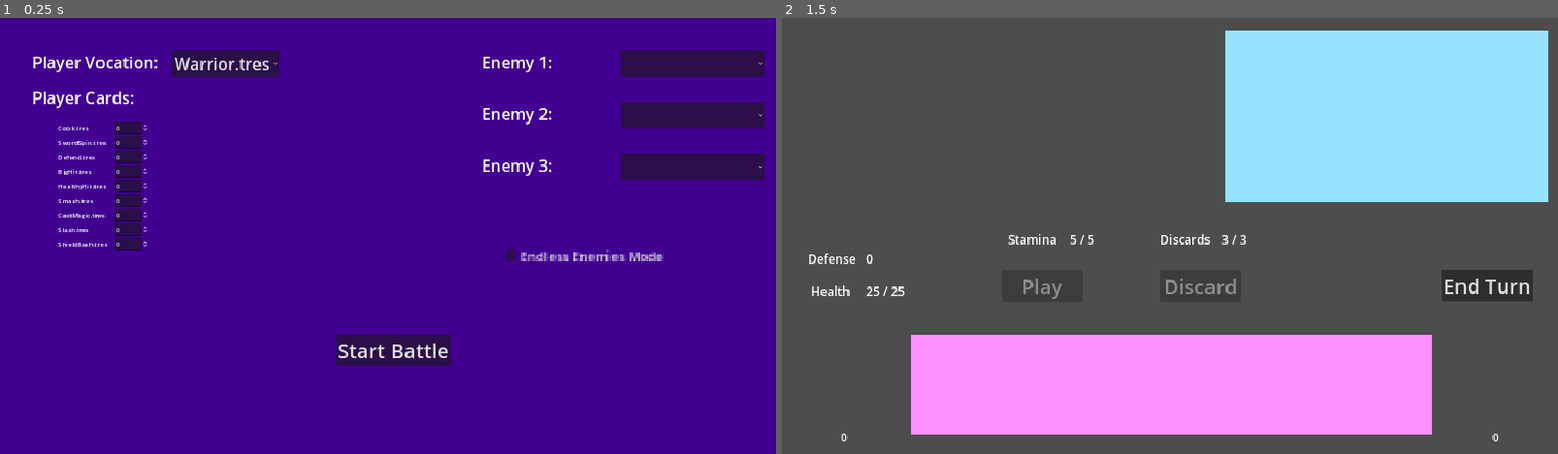
Above: before the commit, frames 1-2 (left to right).
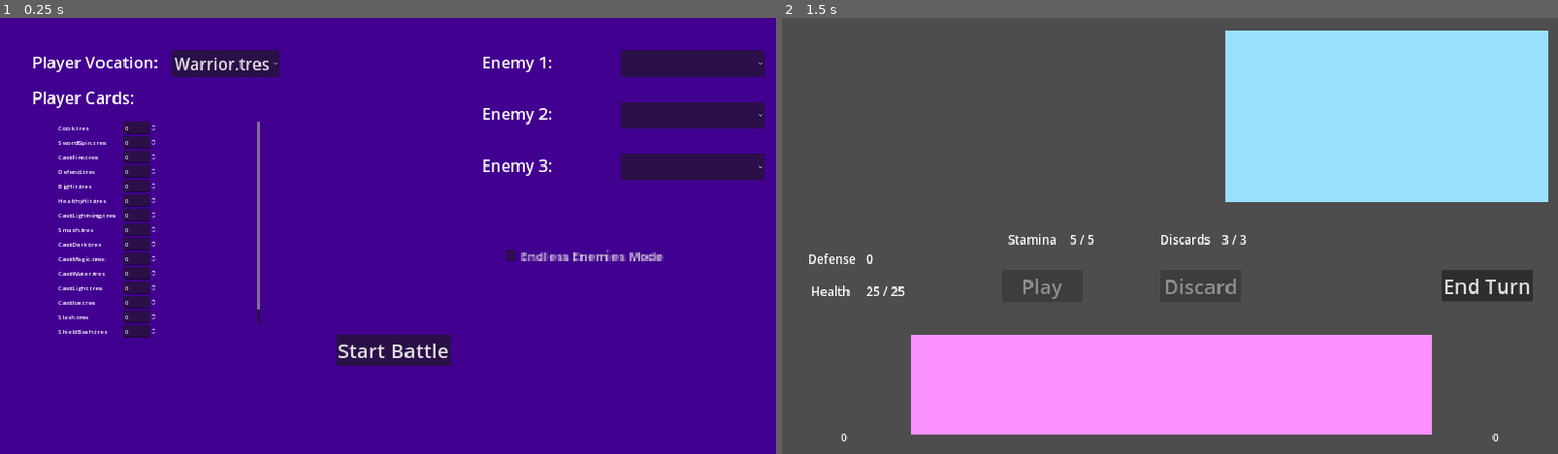
Above: after the commit, the same moments.

Repository: joverlee521/dragon-cards
Game: Godot game, scene res://scenes/card_battle/start_screen.tscn
Same seed, same stepped clock (60 frames per second), same inputs: the game is played once before the commit and once after it. The project has no main scene, so this scene is started directly.
Inputs (mouse positions are in pixels of both pictures, inside the frame that each line leads up to):
- Up to frame 1 (0.25 s): no input
- Up to frame 2 (1.5 s): click "Start Battle" at 0.5 s; tap Enter at 1.25 s; move the mouse to (1340, 214) at 1.27 s; press the mouse at (1340, 214) at 1.28 s

The runs differ from the first frame. In frame 1, 1.9% of the frame differs, in the area x 7-34%, y 23-74%; in frame 2, nothing differs.

Commit message:
Add new elemental magic cards

Diff:
--- /dev/null
+++ b/resources/CardAttributes/CastDark.tres
@@ -0,0 +1,42 @@
+[gd_resource type="Resource" script_class="CardAttributes" load_steps=9 format=3 uid="uid://bl7h6ewcu5lpu"]
+
+[ext_resource type="Texture2D" uid="uid://be0ud8tv4vgd" path="res://art/PixelCardArt/CardRPGPack/Card RPG items/weapon_wand5.png" id="1_u1515"]
+[ext_resource type="Texture2D" uid="uid://b8yvew12myo05" path="res://art/PixelCardArt/FantasyCardPack/pixelCardAssest_V01.png" id="2_pnl3j"]
+[ext_resource type="Script" path="res://resources/CardAttributes/CardAttributes.gd" id="3_18grt"]
+
+[sub_resource type="AtlasTexture" id="AtlasTexture_nc6d7"]
+atlas = ExtResource("1_u1515")
+region = Rect2(0, 0, 33, 78)
+
+[sub_resource type="AtlasTexture" id="AtlasTexture_qft2n"]
+atlas = ExtResource("2_pnl3j")
+region = Rect2(332, 337, 100, 128)
+
+[sub_resource type="AtlasTexture" id="AtlasTexture_m1j7k"]
+atlas = ExtResource("2_pnl3j")
+region = Rect2(226, 337, 100, 128)
+
+[sub_resource type="AtlasTexture" id="AtlasTexture_iamp5"]
+atlas = ExtResource("2_pnl3j")
+region = Rect2(135, 224, 96, 29)
+
+[sub_resource type="AtlasTexture" id="AtlasTexture_dyv3y"]
+atlas = ExtResource("2_pnl3j")
+region = Rect2(135, 273, 96, 18)
+
+[resource]
+script = ExtResource("3_18grt")
+target_type = 0
+attack = 5
+defense = 0
+stamina_cost = 2
+damage_type = 3
+damage_element = 6
+parry = 0
+card_name = "Cast Darkness"
+card_background = SubResource("AtlasTexture_qft2n")
+card_border = SubResource("AtlasTexture_m1j7k")
+card_art = SubResource("AtlasTexture_nc6d7")
+card_description_plate = SubResource("AtlasTexture_iamp5")
+card_name_plate = SubResource("AtlasTexture_dyv3y")
+card_description = "Cast a darkness missile"
--- /dev/null
+++ b/resources/CardAttributes/CastFire.tres
@@ -0,0 +1,42 @@
+[gd_resource type="Resource" script_class="CardAttributes" load_steps=9 format=3 uid="uid://cqdeqeipafur6"]
+
+[ext_resource type="Texture2D" uid="uid://be0ud8tv4vgd" path="res://art/PixelCardArt/CardRPGPack/Card RPG items/weapon_wand5.png" id="1_2ore5"]
+[ext_resource type="Texture2D" uid="uid://b8yvew12myo05" path="res://art/PixelCardArt/FantasyCardPack/pixelCardAssest_V01.png" id="2_guubb"]
+[ext_resource type="Script" path="res://resources/CardAttributes/CardAttributes.gd" id="3_ohmt8"]
+
+[sub_resource type="AtlasTexture" id="AtlasTexture_nc6d7"]
+atlas = ExtResource("1_2ore5")
+region = Rect2(0, 0, 33, 78)
+
+[sub_resource type="AtlasTexture" id="AtlasTexture_qft2n"]
+atlas = ExtResource("2_guubb")
+region = Rect2(133, 4, 100, 128)
+
+[sub_resource type="AtlasTexture" id="AtlasTexture_m1j7k"]
+atlas = ExtResource("2_guubb")
+region = Rect2(226, 337, 100, 128)
+
+[sub_resource type="AtlasTexture" id="AtlasTexture_iamp5"]
+atlas = ExtResource("2_guubb")
+region = Rect2(135, 224, 96, 29)
+
+[sub_resource type="AtlasTexture" id="AtlasTexture_dyv3y"]
+atlas = ExtResource("2_guubb")
+region = Rect2(135, 273, 96, 18)
+
+[resource]
+script = ExtResource("3_ohmt8")
+target_type = 0
+attack = 5
+defense = 0
+stamina_cost = 2
+damage_type = 3
+damage_element = 1
+parry = 0
+card_name = "Cast Fire"
+card_background = SubResource("AtlasTexture_qft2n")
+card_border = SubResource("AtlasTexture_m1j7k")
+card_art = SubResource("AtlasTexture_nc6d7")
+card_description_plate = SubResource("AtlasTexture_iamp5")
+card_name_plate = SubResource("AtlasTexture_dyv3y")
+card_description = "Cast a fire missile"
--- /dev/null
+++ b/resources/CardAttributes/CastIce.tres
@@ -0,0 +1,42 @@
+[gd_resource type="Resource" script_class="CardAttributes" load_steps=9 format=3 uid="uid://cn3cwi3n1gici"]
+
+[ext_resource type="Texture2D" uid="uid://be0ud8tv4vgd" path="res://art/PixelCardArt/CardRPGPack/Card RPG items/weapon_wand5.png" id="1_jel2h"]
+[ext_resource type="Texture2D" uid="uid://b8yvew12myo05" path="res://art/PixelCardArt/FantasyCardPack/pixelCardAssest_V01.png" id="2_6b2nj"]
+[ext_resource type="Script" path="res://resources/CardAttributes/CardAttributes.gd" id="3_d0mde"]
+
+[sub_resource type="AtlasTexture" id="AtlasTexture_nc6d7"]
+atlas = ExtResource("1_jel2h")
+region = Rect2(0, 0, 33, 78)
+
+[sub_resource type="AtlasTexture" id="AtlasTexture_qft2n"]
+atlas = ExtResource("2_6b2nj")
+region = Rect2(14, 476, 94, 122)
+
+[sub_resource type="AtlasTexture" id="AtlasTexture_m1j7k"]
+atlas = ExtResource("2_6b2nj")
+region = Rect2(226, 337, 100, 128)
+
+[sub_resource type="AtlasTexture" id="AtlasTexture_iamp5"]
+atlas = ExtResource("2_6b2nj")
+region = Rect2(135, 224, 96, 29)
+
+[sub_resource type="AtlasTexture" id="AtlasTexture_dyv3y"]
+atlas = ExtResource("2_6b2nj")
+region = Rect2(135, 273, 96, 18)
+
+[resource]
+script = ExtResource("3_d0mde")
+target_type = 0
+attack = 5
+defense = 0
+stamina_cost = 2
+damage_type = 3
+damage_element = 2
+parry = 0
+card_name = "Cast Ice"
+card_background = SubResource("AtlasTexture_qft2n")
+card_border = SubResource("AtlasTexture_m1j7k")
+card_art = SubResource("AtlasTexture_nc6d7")
+card_description_plate = SubResource("AtlasTexture_iamp5")
+card_name_plate = SubResource("AtlasTexture_dyv3y")
+card_description = "Cast an ice missile"
--- /dev/null
+++ b/resources/CardAttributes/CastLight.tres
@@ -0,0 +1,42 @@
+[gd_resource type="Resource" script_class="CardAttributes" load_steps=9 format=3 uid="uid://bf6rc7tlso2m6"]
+
+[ext_resource type="Texture2D" uid="uid://be0ud8tv4vgd" path="res://art/PixelCardArt/CardRPGPack/Card RPG items/weapon_wand5.png" id="1_3325n"]
+[ext_resource type="Texture2D" uid="uid://b8yvew12myo05" path="res://art/PixelCardArt/FantasyCardPack/pixelCardAssest_V01.png" id="2_1jqdd"]
+[ext_resource type="Script" path="res://resources/CardAttributes/CardAttributes.gd" id="3_ny6gc"]
+
+[sub_resource type="AtlasTexture" id="AtlasTexture_nc6d7"]
+atlas = ExtResource("1_3325n")
+region = Rect2(0, 0, 33, 78)
+
+[sub_resource type="AtlasTexture" id="AtlasTexture_qft2n"]
+atlas = ExtResource("2_1jqdd")
+region = Rect2(481, 4, 100, 128)
+
+[sub_resource type="AtlasTexture" id="AtlasTexture_m1j7k"]
+atlas = ExtResource("2_1jqdd")
+region = Rect2(226, 337, 100, 128)
+
+[sub_resource type="AtlasTexture" id="AtlasTexture_iamp5"]
+atlas = ExtResource("2_1jqdd")
+region = Rect2(135, 224, 96, 29)
+
+[sub_resource type="AtlasTexture" id="AtlasTexture_dyv3y"]
+atlas = ExtResource("2_1jqdd")
+region = Rect2(135, 273, 96, 18)
+
+[resource]
+script = ExtResource("3_ny6gc")
+target_type = 0
+attack = 5
+defense = 0
+stamina_cost = 2
+damage_type = 3
+damage_element = 5
+parry = 0
+card_name = "Cast Light"
+card_background = SubResource("AtlasTexture_qft2n")
+card_border = SubResource("AtlasTexture_m1j7k")
+card_art = SubResource("AtlasTexture_nc6d7")
+card_description_plate = SubResource("AtlasTexture_iamp5")
+card_name_plate = SubResource("AtlasTexture_dyv3y")
+card_description = "Cast a light missile"
--- /dev/null
+++ b/resources/CardAttributes/CastLightning.tres
@@ -0,0 +1,42 @@
+[gd_resource type="Resource" script_class="CardAttributes" load_steps=9 format=3 uid="uid://c7efokjwdiuom"]
+
+[ext_resource type="Texture2D" uid="uid://be0ud8tv4vgd" path="res://art/PixelCardArt/CardRPGPack/Card RPG items/weapon_wand5.png" id="1_h54ux"]
+[ext_resource type="Texture2D" uid="uid://b8yvew12myo05" path="res://art/PixelCardArt/FantasyCardPack/pixelCardAssest_V01.png" id="2_v2lpm"]
+[ext_resource type="Script" path="res://resources/CardAttributes/CardAttributes.gd" id="3_g5ct7"]
+
+[sub_resource type="AtlasTexture" id="AtlasTexture_nc6d7"]
+atlas = ExtResource("1_h54ux")
+region = Rect2(0, 0, 33, 78)
+
+[sub_resource type="AtlasTexture" id="AtlasTexture_qft2n"]
+atlas = ExtResource("2_v2lpm")
+region = Rect2(481, 4, 100, 128)
+
+[sub_resource type="AtlasTexture" id="AtlasTexture_m1j7k"]
+atlas = ExtResource("2_v2lpm")
+region = Rect2(226, 337, 100, 128)
+
+[sub_resource type="AtlasTexture" id="AtlasTexture_iamp5"]
+atlas = ExtResource("2_v2lpm")
+region = Rect2(135, 224, 96, 29)
+
+[sub_resource type="AtlasTexture" id="AtlasTexture_dyv3y"]
+atlas = ExtResource("2_v2lpm")
+region = Rect2(135, 273, 96, 18)
+
+[resource]
+script = ExtResource("3_g5ct7")
+target_type = 0
+attack = 5
+defense = 0
+stamina_cost = 2
+damage_type = 3
+damage_element = 3
+parry = 0
+card_name = "Cast Lightning"
+card_background = SubResource("AtlasTexture_qft2n")
+card_border = SubResource("AtlasTexture_m1j7k")
+card_art = SubResource("AtlasTexture_nc6d7")
+card_description_plate = SubResource("AtlasTexture_iamp5")
+card_name_plate = SubResource("AtlasTexture_dyv3y")
+card_description = "Cast a lightning missile"
--- a/resources/CardAttributes/CastMagic.tres
+++ b/resources/CardAttributes/CastMagic.tres
@@ -39,4 +39,4 @@
 card_art = SubResource("AtlasTexture_nc6d7")
 card_description_plate = SubResource("AtlasTexture_iamp5")
 card_name_plate = SubResource("AtlasTexture_dyv3y")
-card_description = "Cast Magic"
+card_description = "Cast Pure Magic"
--- /dev/null
+++ b/resources/CardAttributes/CastWater.tres
@@ -0,0 +1,42 @@
+[gd_resource type="Resource" script_class="CardAttributes" load_steps=9 format=3 uid="uid://7tmrb1mydp0r"]
+
+[ext_resource type="Texture2D" uid="uid://be0ud8tv4vgd" path="res://art/PixelCardArt/CardRPGPack/Card RPG items/weapon_wand5.png" id="1_dc7mi"]
+[ext_resource type="Texture2D" uid="uid://b8yvew12myo05" path="res://art/PixelCardArt/FantasyCardPack/pixelCardAssest_V01.png" id="2_vj2ud"]
+[ext_resource type="Script" path="res://resources/CardAttributes/CardAttributes.gd" id="3_87dab"]
+
+[sub_resource type="AtlasTexture" id="AtlasTexture_nc6d7"]
+atlas = ExtResource("1_dc7mi")
+region = Rect2(0, 0, 33, 78)
+
+[sub_resource type="AtlasTexture" id="AtlasTexture_qft2n"]
+atlas = ExtResource("2_vj2ud")
+region = Rect2(14, 4, 100, 128)
+
+[sub_resource type="AtlasTexture" id="AtlasTexture_m1j7k"]
+atlas = ExtResource("2_vj2ud")
+region = Rect2(226, 337, 100, 128)
+
+[sub_resource type="AtlasTexture" id="AtlasTexture_iamp5"]
+atlas = ExtResource("2_vj2ud")
+region = Rect2(135, 224, 96, 29)
+
+[sub_resource type="AtlasTexture" id="AtlasTexture_dyv3y"]
+atlas = ExtResource("2_vj2ud")
+region = Rect2(135, 273, 96, 18)
+
+[resource]
+script = ExtResource("3_87dab")
+target_type = 0
+attack = 5
+defense = 0
+stamina_cost = 2
+damage_type = 3
+damage_element = 4
+parry = 0
+card_name = "Cast Water"
+card_background = SubResource("AtlasTexture_qft2n")
+card_border = SubResource("AtlasTexture_m1j7k")
+card_art = SubResource("AtlasTexture_nc6d7")
+card_description_plate = SubResource("AtlasTexture_iamp5")
+card_name_plate = SubResource("AtlasTexture_dyv3y")
+card_description = "Cast a water missile"
--- a/resources/CardAttributes/Cook.tres
+++ b/resources/CardAttributes/Cook.tres
@@ -12,7 +12,7 @@
 
 [sub_resource type="AtlasTexture" id="AtlasTexture_toe3h"]
 atlas = SubResource("CompressedTexture2D_i1p18")
-region = Rect2(366, 4, 100, 128)
+region = Rect2(133, 4, 100, 128)
 
 [sub_resource type="AtlasTexture" id="AtlasTexture_i43he"]
 atlas = SubResource("CompressedTexture2D_i1p18")
@@ -33,7 +33,7 @@
 defense = 0
 stamina_cost = 3
 damage_type = 3
-damage_element = 0
+damage_element = 1
 parry = 0
 card_name = "Cook"
 card_background = SubResource("AtlasTexture_toe3h")
--- a/resources/CardAttributes/HealthyHit.tres
+++ b/resources/CardAttributes/HealthyHit.tres
@@ -32,7 +32,7 @@
 attack = 4
 defense = 0
 stamina_cost = 2
-damage_type = 2
+damage_type = 1
 damage_element = 0
 parry = 0
 card_name = "Healthy Hit"
--- a/resources/CardAttributes/Smash.tres
+++ b/resources/CardAttributes/Smash.tres
@@ -30,7 +30,7 @@
 attack = 2
 defense = 0
 stamina_cost = 1
-damage_type = 1
+damage_type = 2
 damage_element = 0
 parry = 0
 card_name = "Smash"
--- a/resources/CardAttributes/SwordSpin.tres
+++ b/resources/CardAttributes/SwordSpin.tres
@@ -26,7 +26,7 @@
 
 [resource]
 script = ExtResource("3_wxso8")
-target_type = 0
+target_type = 1
 attack = 4
 defense = 0
 stamina_cost = 3
--- a/resources/Characters/PlayerVocations/Warrior.tres
+++ b/resources/Characters/PlayerVocations/Warrior.tres
@@ -15,11 +15,11 @@
 max_hand_size = 5
 max_discards = 3
 armor_types = Array[int]([0, 1, 2])
-right_hand_weapon_types = Array[int]([])
-left_hand_weapon_types = Array[int]([])
+right_hand_weapon_types = Array[int]([0])
+left_hand_weapon_types = Array[int]([4])
 max_health = 25
 defense = 0
-damage_type_resistance = 0
-damage_type_weakness = 0
-damage_element_resistance = 0
-damage_element_weakness = 0
+damage_type_resistance = 1
+damage_type_weakness = 3
+damage_element_resistance = 4
+damage_element_weakness = 1
